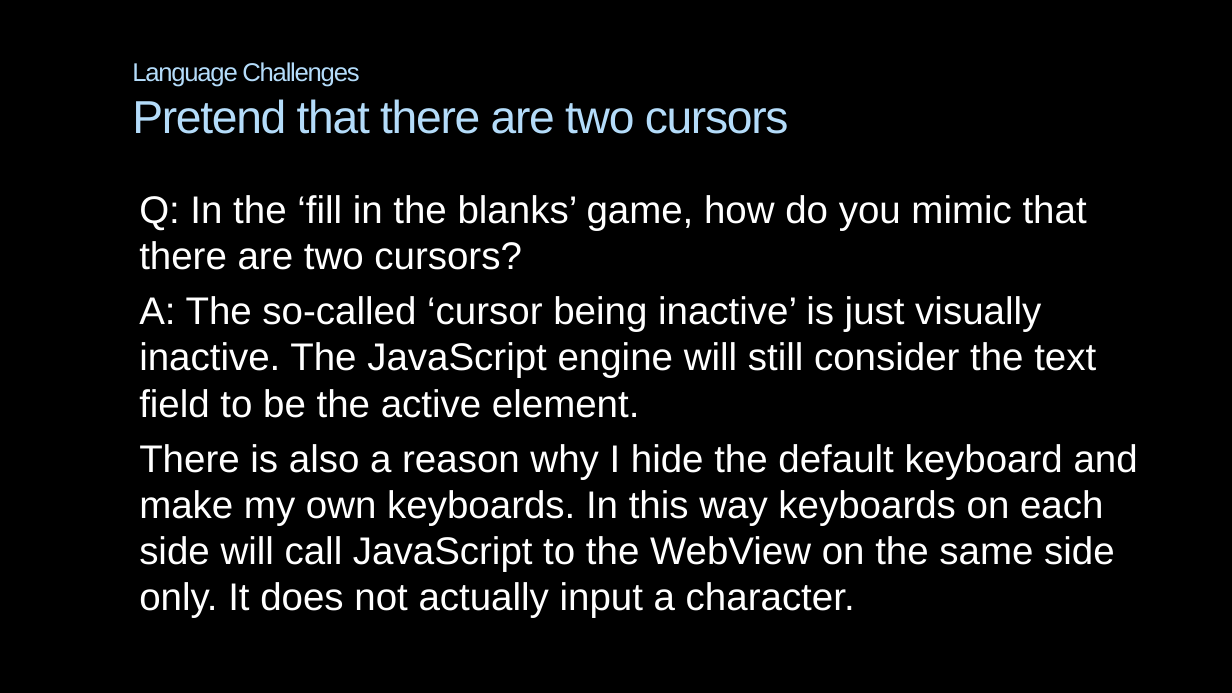
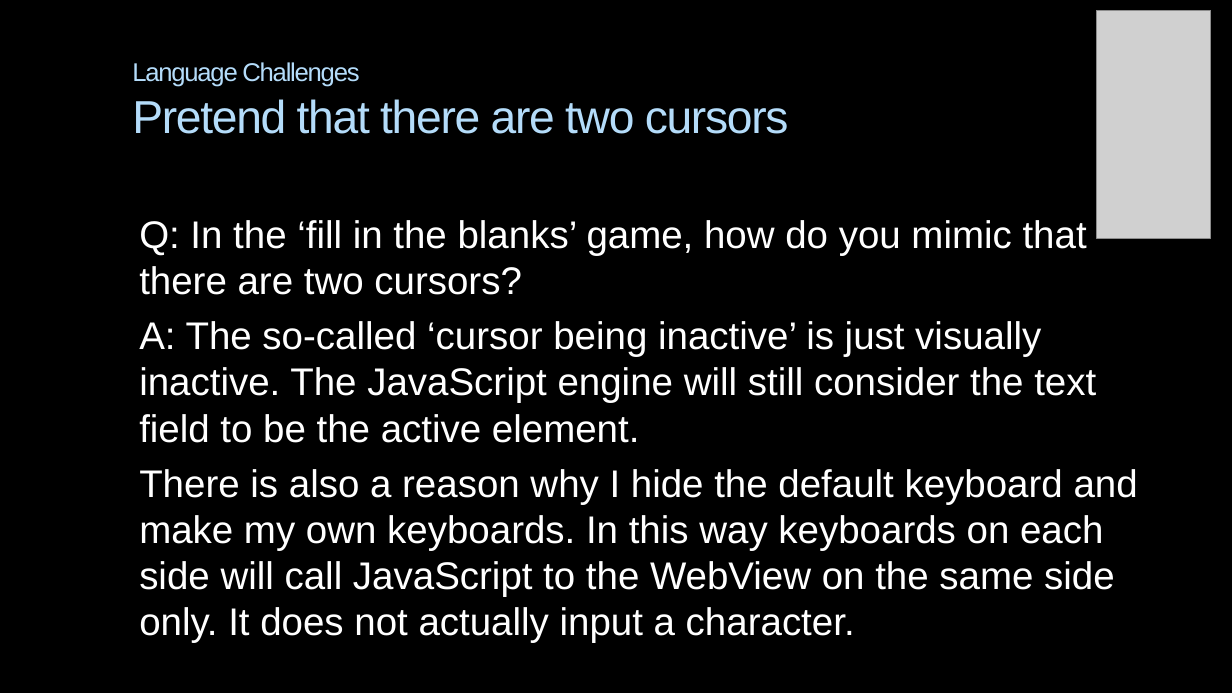
Before and after one commit to AlexanderPoone/tempusespatium, a slide deck: slide 17 of shitty_ppt.pptx. Drawn at 1232x693 pixels with LibreOffice and Linux fonts; fonts in the diff are those of the drawing; grey boxes stand for pictures; background and template pictures are left out. Boxes give left, top, right and bottom in pixels: in the first picture for what was removed or moved away, otherwise in the second. Text is boxed around its words. In the diff, an @@ line names an element or a change of style, - is before the commit and + after.

```diff
--- a/shitty_ppt.pptx
+++ b/shitty_ppt.pptx
@@ picture added at box(1097, 10, 1212, 238) @@
@@ text "Q: In the ‘fill in ...": place and size @@
-text "Q: In the ‘fill in ..." at box(139, 195, 1138, 618)
+text "Q: In the ‘fill in ..." at box(139, 220, 1138, 643)
```
Also in this commit, not shown: 3 other slides changed.
